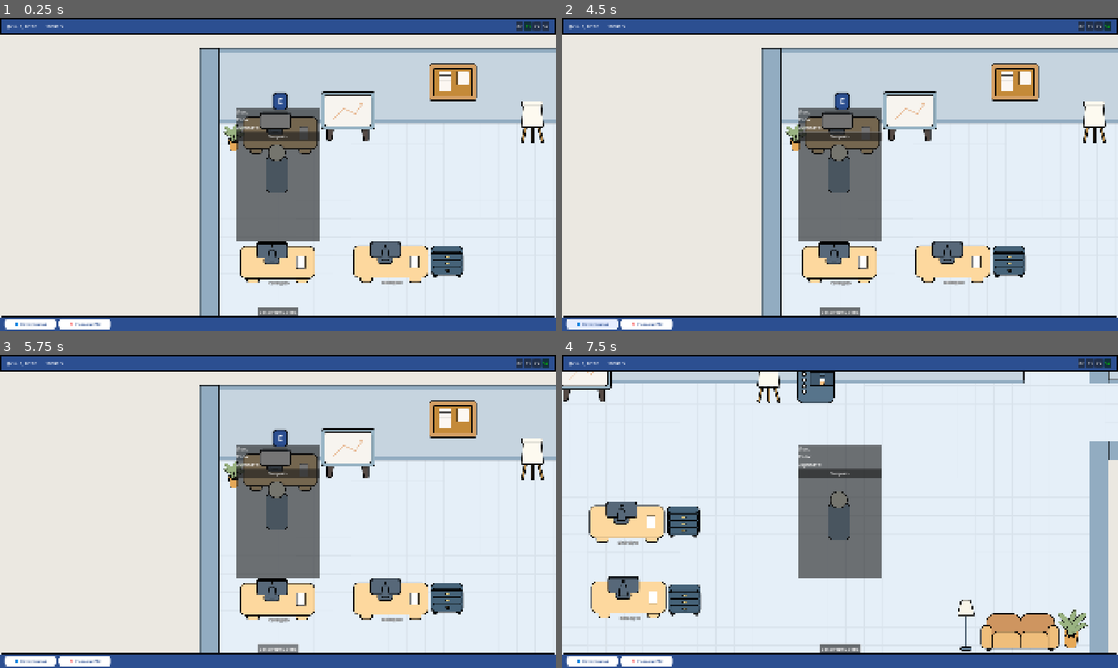
Above: before the commit, frames 1-4 (two rows, left to right).
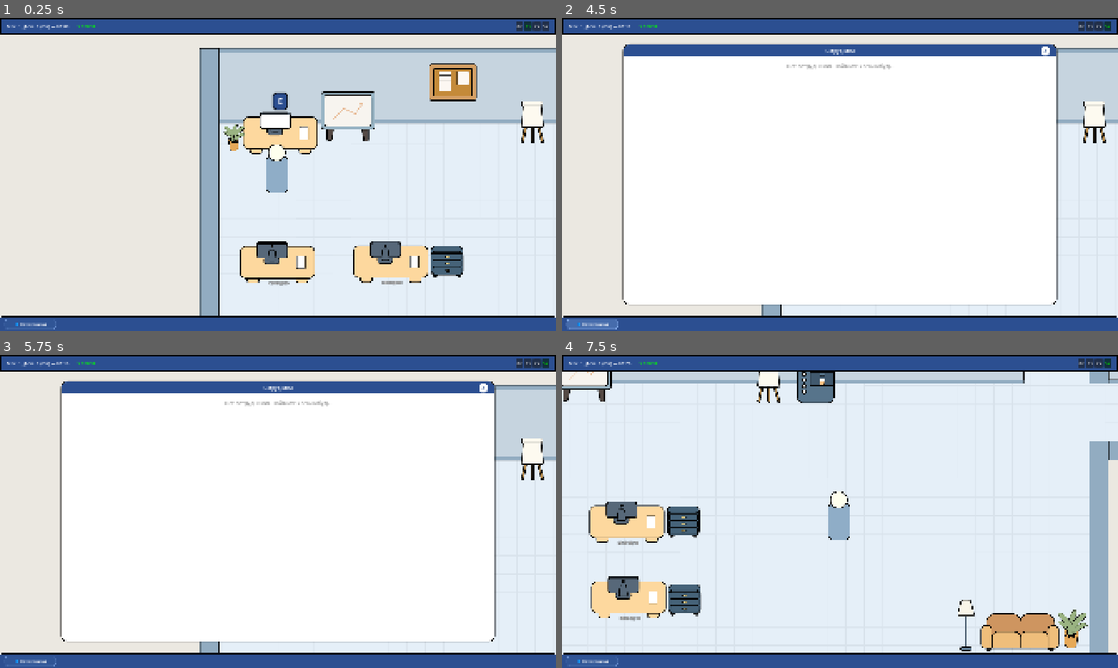
Above: after the commit, the same moments.

Repository: Esca69/project-manager-sim
Game: Godot game, scene res://Scenes/office.tscn
Two runs of this game, one before a commit and one after it. Both use one fixed random seed, a clock stepped at 60 frames per second and the inputs below. This scene is started directly instead of the project's main scene. Sound files missing from this copy of the repository are replaced by a short silence.
Inputs (mouse positions are in pixels of both pictures, inside the frame that each line leads up to):
- Up to frame 1 (0.25 s): no input
- Up to frame 2 (4.5 s): click "0х" at 0.5 s; click "1х" at 1.25 s; click "2х" at 2 s; click "5х" at 2.75 s; click (840, 136) at 3.5 s, where only the run before the commit has a clickable "Закрыть"; click "👥 Сотрудники" at 4.25 s
- Up to frame 3 (5.75 s): click (278, 649) at 5 s, where only the run before the commit has a clickable "Закончить день"
- Up to frame 4 (7.5 s): click "🧠 Навыки PM" (after the commit: "👥 Сотрудники") at 5.75 s; tap Enter at 6.5 s; move the mouse to (962, 495) at 6.52 s; hold Right (ui_right) 6.53-7.28 s; tap E (interact) at 6.6, 7.35 s; click (962, 495) at 6.67 s; move the mouse to (728, 527) at 7.27 s; hold Down (ui_down) from 7.28 s (still down)

The runs differ from the first frame. In frame 1, 7.1% of the frame differs, in the area x 0-58%, y 2-100%; in frame 2, 65%; in frame 3, 65%, in the area x 0-90%, y 2-100%; in frame 4, 7.3%.
Error before the commit: Parse Error: Identifier "PMData" not declared in the current scope. (res://Scripts/hud.gd:91)

Commit message:
Integrate PMSkillTree and add BottomBar script
Rename PmSkillTree node and update its script ExtResource IDs; register PMSkillTree.tscn as a PackedScene in HUD. Add a new sub_resource GDScript (GDScript_piegi) implementing styled tab buttons (employees tab) and emitting a tab_pressed signal, then attach it to BottomBar in the HUD scene. Also update several PackedScene ext_resource UIDs and adjust HUD scene load_steps. Fix project.godot variable casing from PmData to PMData.

Diff:
--- a/Scenes/PmSkillTree.tscn
+++ b/Scenes/PmSkillTree.tscn
@@ -27,7 +27,7 @@
 corner_radius_bottom_right = 10
 corner_radius_bottom_left = 10
 
-[node name="PmSkillTree" type="Control"]
+[node name="PMSkillTree" type="Control"]
 layout_mode = 3
 anchors_preset = 8
 anchor_left = 0.5
--- a/Scenes/hud.tscn
+++ b/Scenes/hud.tscn
@@ -1,6 +1,7 @@
-[gd_scene load_steps=12 format=3 uid="uid://l6ojv8bflski"]
+[gd_scene load_steps=14 format=3 uid="uid://l6ojv8bflski"]
 
 [ext_resource type="Script" uid="uid://ds4gl2e7xqwwc" path="res://Scripts/hud.gd" id="1_e0onf"]
+[ext_resource type="PackedScene" uid="uid://cmx8w5rc3w3uv" path="res://Scenes/PMSkillTree.tscn" id="2_4f5kr"]
 [ext_resource type="Script" uid="uid://dkjxe22ou16fk" path="res://Scripts/speed_controls.gd" id="2_8jye8"]
 [ext_resource type="PackedScene" uid="uid://ciautqikan3tu" path="res://Scenes/project_window.tscn" id="2_fccik"]
 [ext_resource type="PackedScene" uid="uid://cm0p2pu0821ay" path="res://Scenes/HiringMenu.tscn" id="2_t1xeu"]
@@ -19,8 +20,75 @@
 border_width_bottom = 3
 border_color = Color(0, 0, 0, 1)
 
+[sub_resource type="GDScript" id="GDScript_piegi"]
+script/source = "extends PanelContainer
+
+signal tab_pressed(tab_name: String)
+
+@onready var hbox = $MarginContainer/HBoxContainer
+
+# Стили кнопок
+var btn_style_normal: StyleBoxFlat
+var btn_style_hover: StyleBoxFlat
+
+func _ready():
+	process_mode = Node.PROCESS_MODE_ALWAYS
+
+	# --- Стиль обычной кнопки ---
+	btn_style_normal = StyleBoxFlat.new()
+	btn_style_normal.bg_color = Color(0.2, 0.35, 0.6, 0.6)
+	btn_style_normal.border_width_left = 2
+	btn_style_normal.border_width_top = 2
+	btn_style_normal.border_width_right = 2
+	btn_style_normal.border_width_bottom = 2
+	btn_style_normal.border_color = Color(0.4, 0.55, 0.8, 0.8)
+	btn_style_normal.corner_radius_top_left = 12
+	btn_style_normal.corner_radius_top_right = 12
+	btn_style_normal.corner_radius_bottom_right = 12
+	btn_style_normal.corner_radius_bottom_left = 12
+
+	# --- Стиль при наведении ---
+	btn_style_hover = StyleBoxFlat.new()
+	btn_style_hover.bg_color = Color(0.3, 0.45, 0.7, 0.8)
+	btn_style_hover.border_width_left = 2
+	btn_style_hover.border_width_top = 2
+	btn_style_hover.border_width_right = 2
+	btn_style_hover.border_width_bottom = 2
+	btn_style_hover.border_color = Color(0.5, 0.65, 0.9, 1.0)
+	btn_style_hover.corner_radius_top_left = 12
+	btn_style_hover.corner_radius_top_right = 12
+	btn_style_hover.corner_radius_bottom_right = 12
+	btn_style_hover.corner_radius_bottom_left = 12
+
+	# --- Создаём кнопки ---
+	_add_tab_button(\"👥 Сотрудники\", \"employees\")
+	# Сюда потом добавишь:
+	# _add_tab_button(\"📋 Проекты\", \"projects\")
+	# _add_tab_button(\"💰 Финансы\", \"finances\")
+
+func _add_tab_button(label_text: String, tab_name: String):
+	var btn = Button.new()
+	btn.text = label_text
+	btn.custom_minimum_size = Vector2(180, 36)
+	btn.focus_mode = Control.FOCUS_NONE
+	btn.add_theme_stylebox_override(\"normal\", btn_style_normal)
+	btn.add_theme_stylebox_override(\"hover\", btn_style_hover)
+	btn.add_theme_stylebox_override(\"pressed\", btn_style_hover)
+	btn.add_theme_color_override(\"font_color\", Color.WHITE)
+	btn.add_theme_color_override(\"font_hover_color\", Color.WHITE)
+	btn.add_theme_color_override(\"font_pressed_color\", Color.WHITE)
+	btn.add_theme_font_size_override(\"font_size\", 15)
+	btn.pressed.connect(_on_tab_pressed.bind(tab_name))
+	hbox.add_child(btn)
+
+func _on_tab_pressed(tab_name: String):
+	emit_signal(\"tab_pressed\", tab_name)
+"
+
 [node name="HUD" type="CanvasLayer" groups=["ui"]]
 script = ExtResource("1_e0onf")
+
+[node name="PMSkillTree" parent="." instance=ExtResource("2_4f5kr")]
 
 [node name="TopBar" type="PanelContainer" parent="."]
 anchors_preset = 10
@@ -150,5 +218,6 @@
 visible = false
 
 [node name="BottomBar" parent="." instance=ExtResource("9_bb")]
+script = SubResource("GDScript_piegi")
 
 [connection signal="pressed" from="Panel/VBoxContainer/Button" to="." method="_on_close_button_pressed"]
--- a/project.godot
+++ b/project.godot
@@ -21,7 +21,7 @@
 GameState="*res://Scripts/game_state.gd"
 ProjectManager="*res://Scripts/project_manager.gd"
 AudioManager="*res://Scripts/audio_manager.gd"
-PmData="*res://Scripts/pm_data.gd"
+PMData="*res://Scripts/pm_data.gd"
 
 [display]
 
Not shown: 2 places in Scenes/PmSkillTree.tscn that only renumber resources
Not shown: 1 places in Scenes/hud.tscn that only renumber resources
